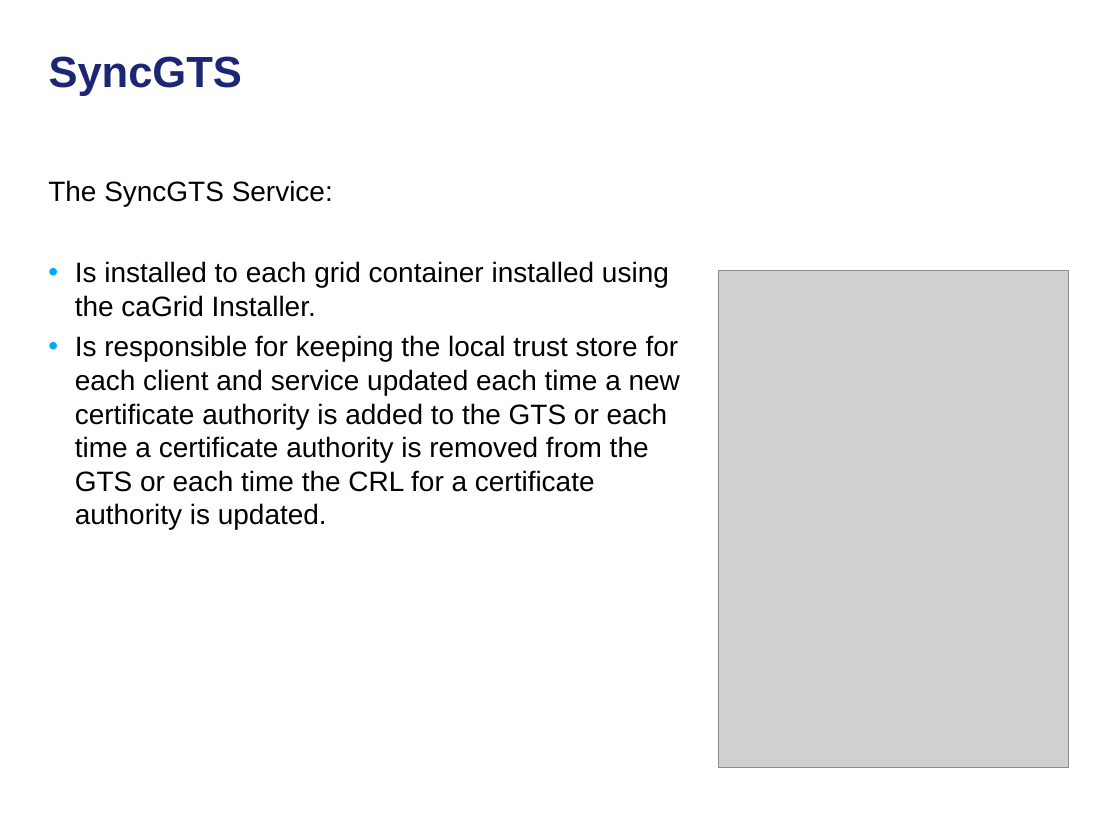
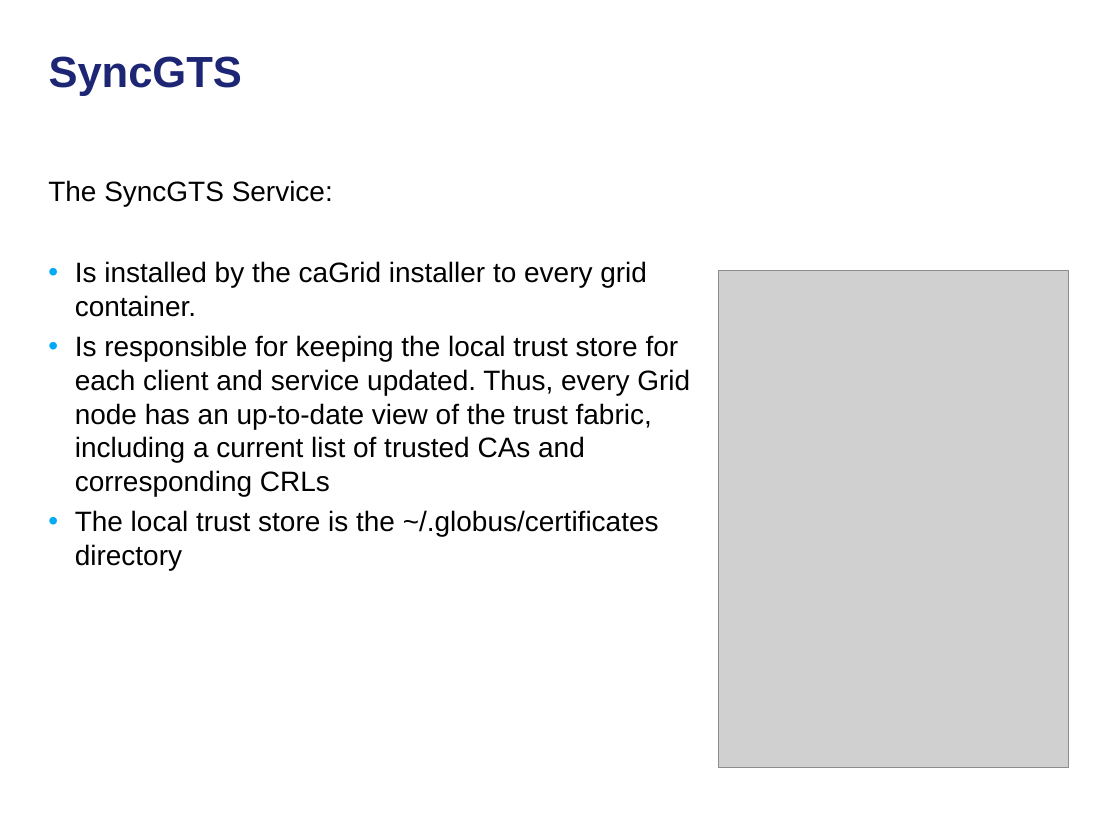
Before and after one commit to NCIP/cagrid-docs, a slide deck: slide 11 of general/meetings/UGM/2010-05-20_caGrid-Trust-Fabric.ppt (slide 6 before the commit). Drawn at 1120x840 pixels with LibreOffice and Linux fonts; fonts in the diff are those of the drawing; grey boxes stand for pictures; background and template pictures are left out. Boxes give left, top, right and bottom in pixels: in the first picture for what was removed or moved away, otherwise in the second. Text is boxed around its words. In the diff, an @@ line names an element or a change of style, - is before the commit and + after.

```diff
--- a/general/meetings/UGM/2010-05-20_caGrid-Trust-Fabric.ppt
+++ b/general/meetings/UGM/2010-05-20_caGrid-Trust-Fabric.ppt
@@ text at box(75, 261, 690, 570): text changed @@
-• Is installed to each grid container installed using the caGrid Installer.
-• Is responsible for keeping the local trust store for each client and service updated each time a new certificate authority is added to the GTS or each time a certificate authority is removed from the GTS or each time the CRL for a certificate authority is updated.
+• Is installed by the caGrid installer to every grid container.
+• Is responsible for keeping the local trust store for each client and service updated. Thus, every Grid node has an up-to-date view of the trust fabric, including a current list of trusted CAs and corresponding CRLs
+• The local trust store is the ~/.globus/certificates directory
```
Also in this commit, not shown: 11 other slides changed, 9 slides added, 1 slide removed.
